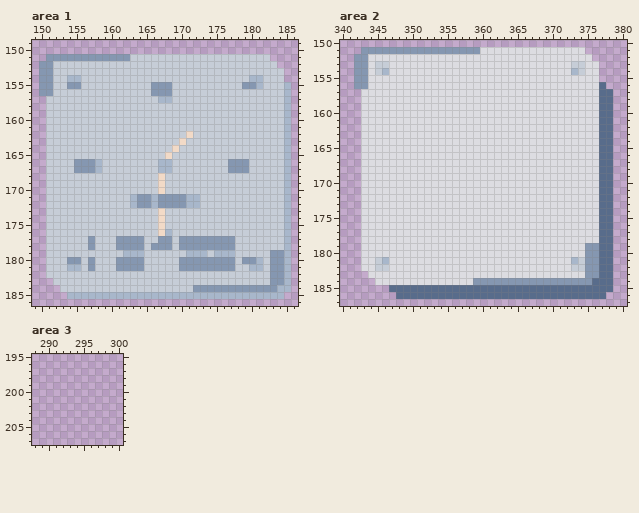
Two versions of one pixel-art file, core/resource/world/bedroom/bedroom.aseprite. That is the earlier state.
536x512 pixels, 1 frame. Pixels under 10% opacity are left out. Colours within 5 levels of each other are drawn and written as one. Shown: area 1: x 149..186, y 149..186; area 2: x 340..380, y 150..187; area 3: x 288..300, y 195..207. The commit also changed other parts of the picture, which this record leaves out.
The result:
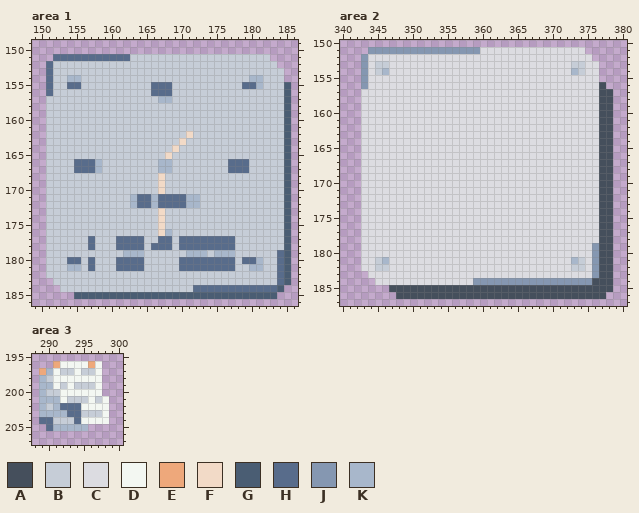
Palette (. is transparent): A #454f5c  B #c6cdd7  C #dcdce1  D #f3f7f2  E #eea87b  F #f2dac7  G #4a5d73  H #586c8b  J #8597b1  K #a8b7cb
From old to new:
Area 1, layer "Flattened":
y 151: x 151..162 JJJJJJJJJJJJ -> .HHHHHHHHHHH
y 152..154: x 150..151 JJ -> .H
y 155: x 150..151 JJ -> .H; x 154..155 JJ -> HH; x 166..168 JJJ -> HHH; x 179..180 JJ -> HH; x 185 K -> G
y 156: x 150..151 JJ -> .H; x 166..168 JJJ -> HHH; x 185 K -> G
y 157..165: x 185 K -> G
y 166..167: x 155..157 JJJ -> HHH; x 177..179 JJJ -> HHH; x 185 K -> G
y 168..170: x 185 K -> G
y 171..172: x 164..165 JJ -> HH; x 167..170 JJJJ -> HHHH; x 185 K -> G
y 173..176: x 185 K -> G
y 177: x 157 J -> H; x 161..164 JJJJ -> HHHH; x 167..168 JJ -> HH; x 170..177 JJJJJJJJ -> HHHHHHHH; x 185 K -> G
y 178: x 157 J -> H; x 161..164 JJJJ -> HHHH; x 166..168 JJJ -> HHH; x 170..177 JJJJJJJJ -> HHHHHHHH; x 185 K -> G
y 179: x 183..185 JJK -> BHG
y 180: x 154..155 JJ -> HH; x 157 J -> H; x 161..164 JJJJ -> HHHH; x 170..177 JJJJJJJJ -> HHHHHHHH; x 179..180 JJ -> HH; x 183..185 JJK -> BHG
y 181: x 157 J -> H; x 161..164 JJJJ -> HHHH; x 170..177 JJJJJJJJ -> HHHHHHHH; x 183..185 JJK -> BHG
y 182..183: x 183..185 JJK -> BHG
y 184: x 172..185 JJJJJJJJJJJJKK -> HHHHHHHHHHHHG.
y 185: x 154..184 KKKKKKKKKKKKKKKKKKKKKKKKKKKKKKK -> .GGGGGGGGGGGGGGGGGGGGGGGGGGGGG.
Area 2, layer "Flattened":
y 151: x 343 J -> .
y 152..155: x 342 J -> .
y 156: x 342 J -> .; x 377 H -> A
y 157..178: x 377..378 HH -> AA
y 179..183: x 375 J -> C; x 377..378 HH -> AA
y 184: x 376..378 HHH -> AAA
y 185: x 347..378 HHHHHHHHHHHHHHHHHHHHHHHHHHHHHHHH -> AAAAAAAAAAAAAAAAAAAAAAAAAAAAAAAA
y 186: x 348..377 HHHHHHHHHHHHHHHHHHHHHHHHHHHHHH -> AAAAAAAAAAAAAAAAAAAAAAAAAAAAAA
Area 3, layer "Flattened":
y 196: x 291..297 ....... -> EDDDDED
y 197: x 289..297 ......... -> EKDBBDBBD
y 198: x 289..297 ......... -> KBDDDDDDD
y 199: x 289..297 ......... -> KKDBDBBBD
y 200: x 289..297 ......... -> KBBDDDDDD
y 201: x 289..298 .......... -> KKKDBBBDBD
y 202: x 289..298 .......... -> KBKHHHDDDD
y 203: x 289..298 .......... -> KKKKHHBBBD
y 204: x 289..298 .......... -> HHBBBHDDDD
y 205: x 290..295 ...... -> HKKKKK
Changed places in both pictures, as pixel boxes (x1, y1, x2, y2):
changed: (39, 54, 291, 299)
erased: (354, 47, 368, 89)
changed: (389, 82, 613, 299)
added: (39, 361, 109, 431)
